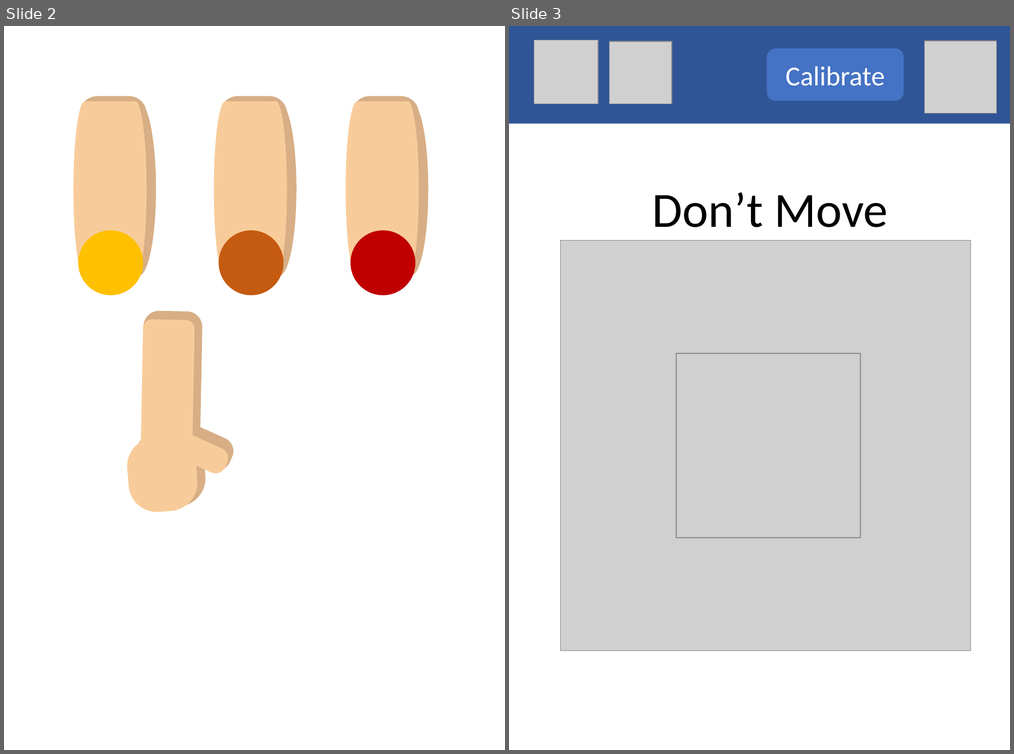
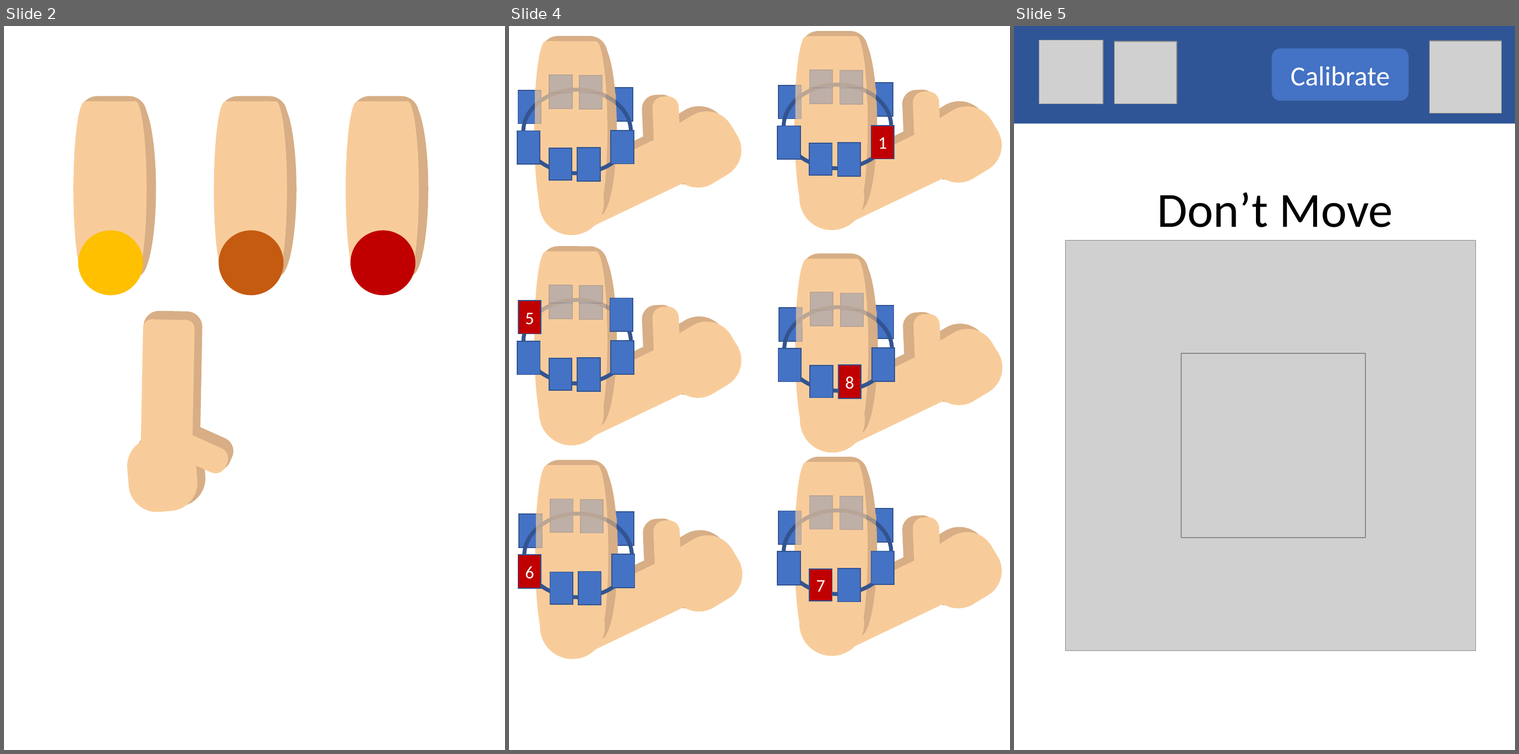
Before and after one commit to LailaHms/HackaHealth, a slide deck: website/Interface/interface.pptx. Shown side by side, each under a label of ours: slides 2 and 3 before the commit, slides 2, 4 and 5 after it; the slides between them are not shown. The pictures are 1014x754 and 1519x754 pixels, drawn with LibreOffice and Linux fonts; fonts in the diff are those of the drawing; grey boxes stand for pictures. Boxes give left, top, right and bottom in pixels: in the first picture for what was removed or moved away, otherwise in the second. Text is boxed around its words. In the diff, an @@ line names an element or a change of style, - is before the commit and + after.

```diff
--- a/website/Interface/interface.pptx
+++ b/website/Interface/interface.pptx
@@ slide 4 added at (509,26,1010,750), background #FFFFFF @@
@@ group added at (517,36,752,239): 13 rounded rectangles, 9 rectangles, 5 ellipses @@
@@ group added at (777,31,1010,234): 13 rounded rectangles, 9 rectangles, 5 ellipses @@
+1
@@ group added at (517,246,752,450): 13 rounded rectangles, 9 rectangles, 5 ellipses @@
+5
@@ group added at (779,254,1010,457): 13 rounded rectangles, 9 rectangles, 5 ellipses @@
+8
@@ group added at (777,457,1010,660): 13 rounded rectangles, 9 rectangles, 5 ellipses @@
+7
@@ group added at (518,459,753,663): 13 rounded rectangles, 9 rectangles, 5 ellipses @@
+6
@@ what was slide 3 is now slide 5 @@
```
Also in this commit, not shown: 1 other slide added, 5 other files.
